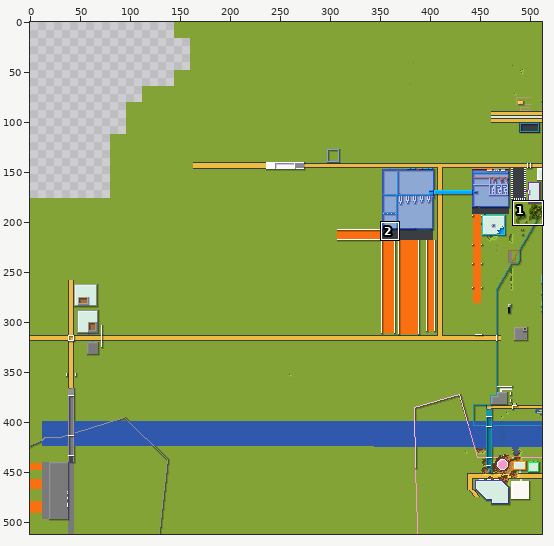
Sprite sheet -- tiles/-1,1.png. Above: a wide view before the commit, with the close-up outlined.
Close-up. Old version:
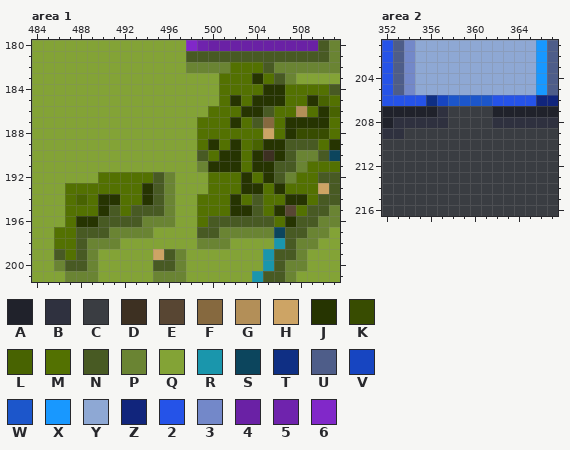
The file is 512x512 pixels. Colours within 5 levels of each other are drawn and written as one. Shown: area 1: x 484..511, y 180..201; area 2: x 352..367, y 201..216. The commit also changed other parts of the picture, which this record leaves out.
Palette (. is transparent): A #20222b  B #2f313f  C #3a3d42  D #3d3022  E #584633  F #86693f  G #b38f58  H #cda465  J #263401  K #384c01  L #486301  M #537101  N #485a23  P #6a8433  Q #83a336  R #1a96ac  S #0c455d  T #0f2f84  U #4e5d89  V #1745c1  W #1c56cb  X #1898ff  Y #8ea8d4  Z #11257c  2 #2553e8  3 #7388c9  4 #6a21a5  5 #6f23ad  6 #8128c9
The same view after the edit:
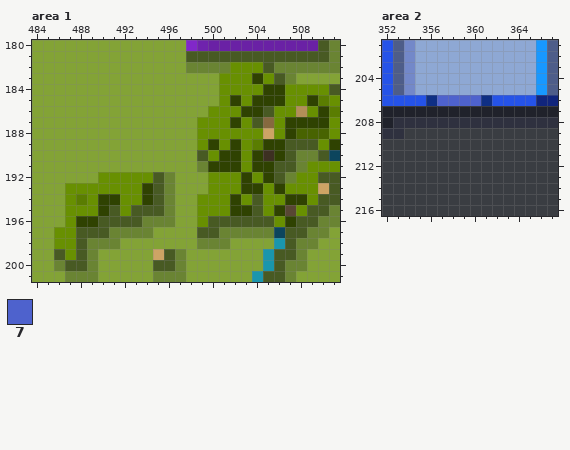
Colours new in this view: 7 #4e62cd
What changed:
colour J: #263401 -> #2f4201
colour K: #384c01 -> #486301
colour L: #486301 -> #5a7d01
colour M: #537101 -> #689001
Area 2:
y 206: x 357..361 VWWWW -> 7777T
y 207: x 357..361 BCCCC -> AAAAA
y 208: x 358..361 CCCC -> BBBB
Pixel boxes of the changes (left, top, right, bottom) in both close-ups:
changed: (197, 62, 340, 227)
changed: (54, 172, 153, 260)
changed: (437, 95, 492, 128)
